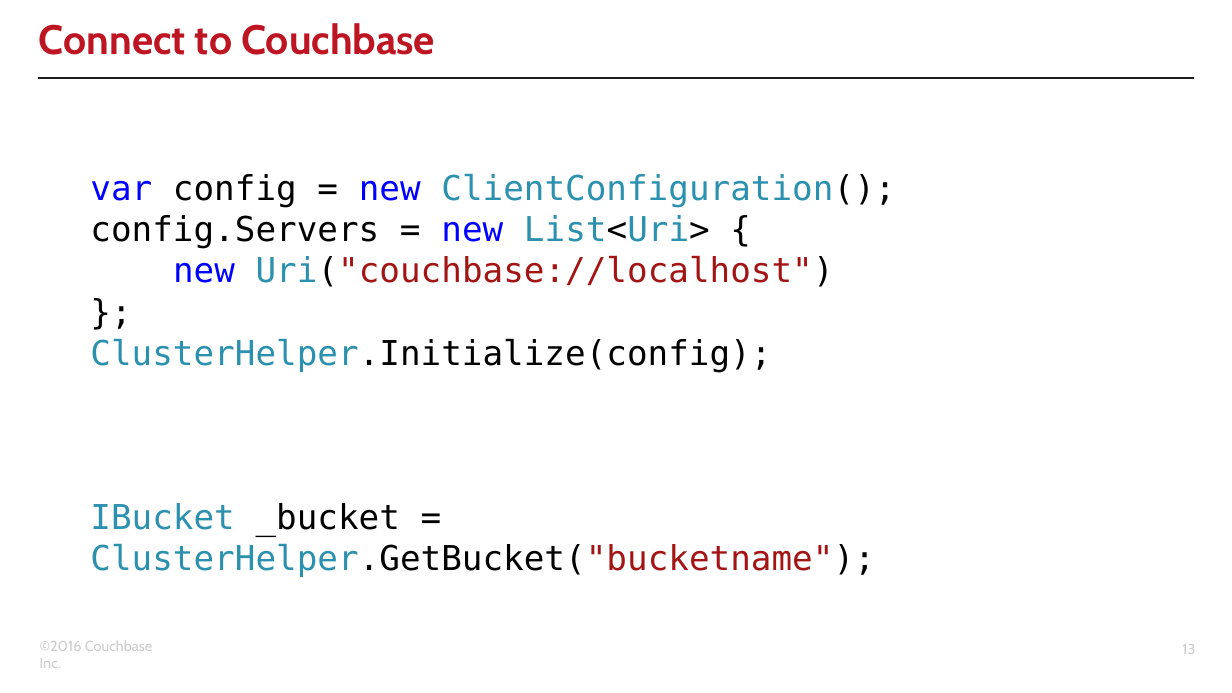
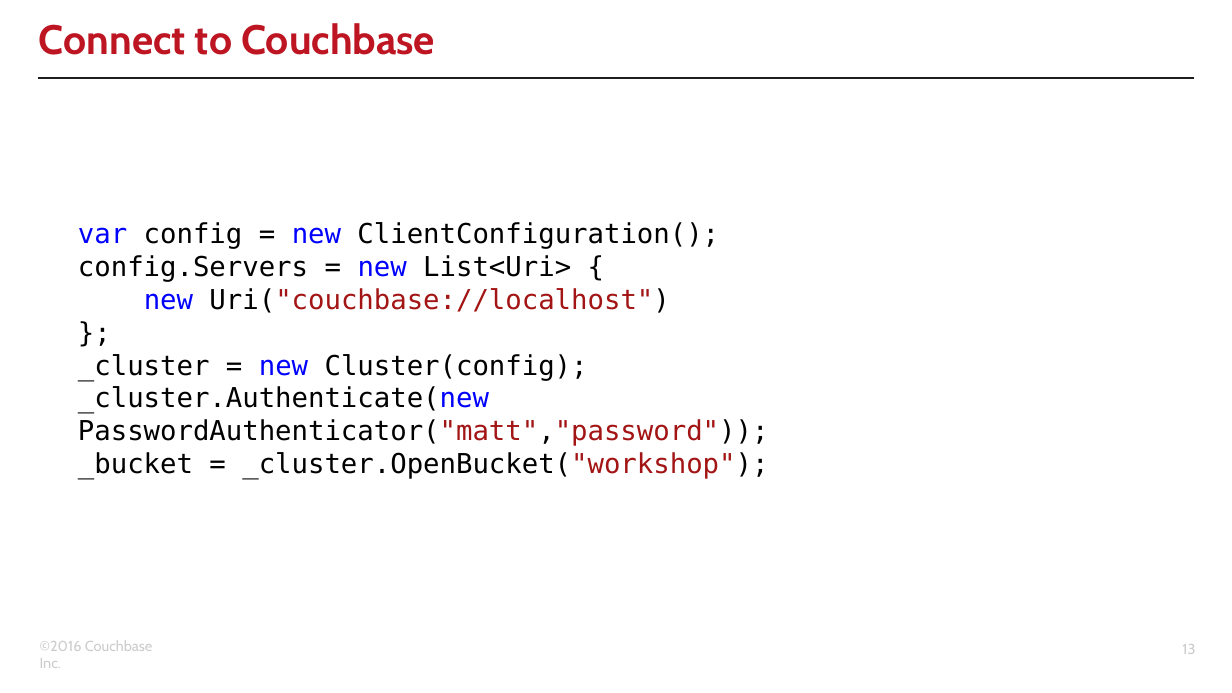
Before and after one commit to couchbaselabs/aspnet-nosql-workshop, a slide deck: slide 13 of 02/02.pptx. Drawn at 1232x693 pixels with LibreOffice and Linux fonts; fonts in the diff are those of the drawing; background and template pictures are left out. Boxes give left, top, right and bottom in pixels: in the first picture for what was removed or moved away, otherwise in the second. Text is boxed around its words. In the diff, an @@ line names an element or a change of style, - is before the commit and + after.

Commit message:
tweaks for workshops part 1 and 2 - removed _workshop folders (confusing) - updated Couchbase SDK and added auth for Couchbase Server 5 - updated slide decks, with corresponding PDFs

```diff
--- a/02/02.pptx
+++ b/02/02.pptx
@@ text "var config = new ClientConfiguration();": place and size @@
-text "var config = new ClientConfiguration();" at <box>90,173,895,577</box>
+text "var config = new ClientConfiguration();" at <box>78,222,769,479</box>
@@ text at <box>78,222,719,313</box>: size 20 to 16 pt in "var config = new ClientConfiguration();", "config.Servers = new List<Uri> {", "new Uri("couchbase://localhost")", "};"; text colour #2B91AF to #000000 in "ClientConfiguration();", "List<Uri>", "Uri("couchbase://localhost")" @@
@@ text at <box>78,354,769,479</box>: text changed; size 20 to 16 pt @@
-ClusterHelper.Initialize(config);
-IBucket _bucket = ClusterHelper.GetBucket("bucketname");
+_cluster = new Cluster(config);
+_cluster.Authenticate(new PasswordAuthenticator("matt","password"));
+_bucket = _cluster.OpenBucket("workshop");
```
Also in this commit, not shown: 5 other slides changed, 1 slide added, 1 slide removed, 18 other files.
